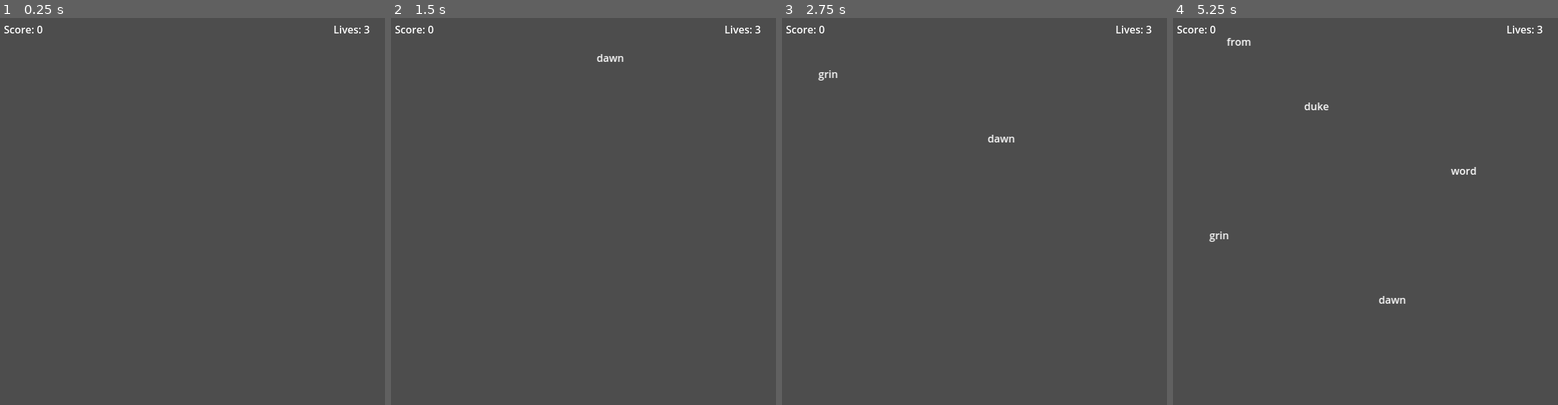
Above: before the commit, frames 1-4 (left to right).
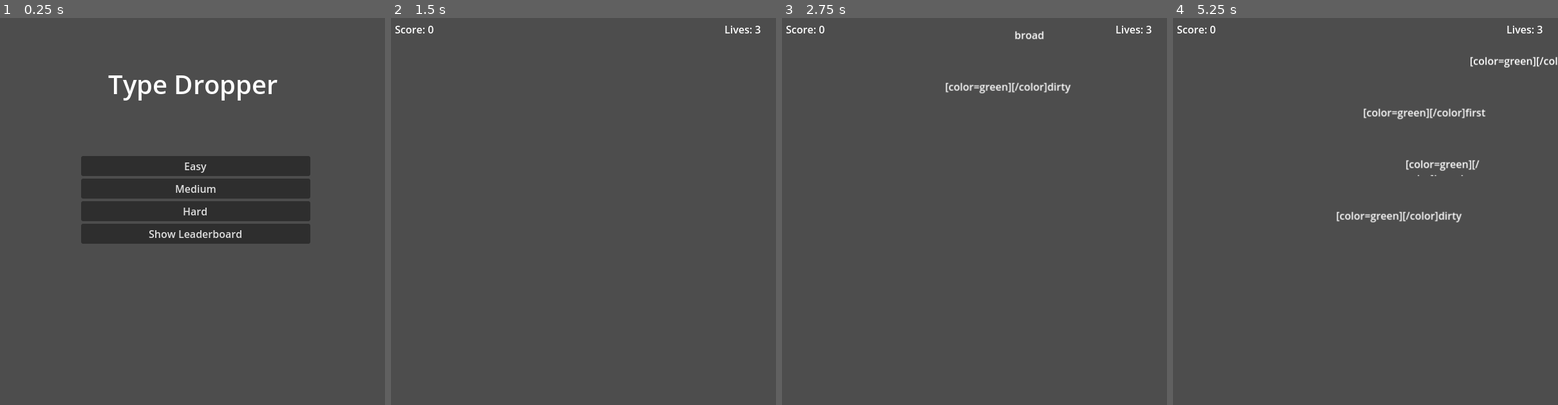
Above: after the commit, the same moments.

Repository: Sneakyweasel90/TypeDropper_Godot
Game: Godot game, scene res://MainMenu.tscn
Same seed, same stepped clock (60 frames per second), same inputs: the game is played once before the commit and once after it. Before the commit the project starts from res://TypeDropper.tscn.
Inputs (mouse positions are in pixels of both pictures, inside the frame that each line leads up to):
- Up to frame 1 (0.25 s): no input
- Up to frame 2 (1.5 s): click (587, 188) at 0.5 s, where only the run after the commit has a clickable "Medium"; tap Enter at 1.25 s; tap Backspace at 1.35 s
- Up to frame 3 (2.75 s): tap Backspace at 2.1 s
- Up to frame 4 (5.25 s): tap Backspace every 0.75 s from 2.85 to 5.1 s

The runs differ from the first frame. In frame 1, 13% of the frame differs, in the area x 1-96%, y 2-59%; in frame 2, less than 0.1%; in frame 3, 0.7%; in frame 4, 1.7%.

Commit message:
main menu and ui updates

Diff:
--- a/type-dropper/FallingWord.gd
+++ b/type-dropper/FallingWord.gd
@@ -1,24 +1,43 @@
 extends Node2D
 
-@export var speed: float = 100
+@export var speed: float = 80
 var word: String = ""
+var typed_length: int = 0
+
+var label: RichTextLabel
 
 func _ready():
-	var label = Label.new()
+	label = RichTextLabel.new()
+	label.bbcode_enabled = false
 	label.text = word
-	label.name = "WordLabel"
+	label.custom_minimum_size = Vector2(200, 30)
+	label.scroll_active = false
 	add_child(label)
 
 func _process(delta):
 	position.y += speed * delta
 
 	if position.y > 600:
-		if get_parent().has_variable("lives"):
-			get_parent().lives -= 1
+		if get_parent().has_method("decrease_life"):
+			get_parent().decrease_life()
 		queue_free()
 
 func check_word(input_text: String) -> bool:
-	if input_text == word.to_lower():
+	typed_length = 0
+	for i in range(min(input_text.length(), word.length())):
+		if input_text[i] == word[i].to_lower():
+			typed_length += 1
+		else:
+			break
+
+	update_label_color()
+
+	if typed_length == word.length() and input_text.length() >= word.length():
 		queue_free()
 		return true
 	return false
+
+func update_label_color():
+	var correct = word.substr(0, typed_length)
+	var remaining = word.substr(typed_length, word.length() - typed_length)
+	label.bbcode_text = "[color=green]%s[/color]%s" % [correct, remaining]
--- /dev/null
+++ b/type-dropper/Leaderboard.tscn
@@ -0,0 +1,3 @@
+[gd_scene format=3 uid="uid://beyiun1uybt7k"]
+
+[node name="Leaderboard" type="Node2D"]
--- /dev/null
+++ b/type-dropper/MainMenu.gd
@@ -0,0 +1,27 @@
+extends Control
+
+@export var game_scene: PackedScene
+@export var leaderboard_scene: PackedScene
+
+func _ready():
+	$VBoxContainer/EasyBtn.pressed.connect(start_game.bind("easy"))
+	$VBoxContainer/MediumBtn.pressed.connect(start_game.bind("medium"))
+	$VBoxContainer/HardBtn.pressed.connect(start_game.bind("hard"))
+
+	$VBoxContainer/LeaderboardBtn.pressed.connect(show_leaderboard)
+
+func start_game(difficulty: String) -> void:
+	var scene = game_scene.instantiate()
+	get_tree().root.add_child(scene)
+	scene.setup(difficulty)
+	if get_tree().current_scene:
+		get_tree().current_scene.queue_free()
+	get_tree().current_scene = scene
+
+func show_leaderboard() -> void:
+	if leaderboard_scene:
+		var scene = leaderboard_scene.instantiate()
+		get_tree().root.add_child(scene)
+		if get_tree().current_scene:
+			get_tree().current_scene.queue_free()
+		get_tree().current_scene = scene
--- /dev/null
+++ b/type-dropper/MainMenu.tscn
@@ -0,0 +1,57 @@
+[gd_scene load_steps=4 format=3 uid="uid://ctpm5tdrl771f"]
+
+[ext_resource type="Script" uid="uid://d1bedmqvc54pv" path="res://MainMenu.gd" id="1_h7a2f"]
+[ext_resource type="PackedScene" uid="uid://b8hgxnll1bhc8" path="res://TypeDropper.tscn" id="2_qoqlk"]
+[ext_resource type="PackedScene" uid="uid://beyiun1uybt7k" path="res://Leaderboard.tscn" id="3_iwfq2"]
+
+[node name="MainMenu" type="Control"]
+layout_mode = 3
+anchors_preset = 0
+offset_left = 306.0
+offset_top = 282.0
+offset_right = 306.0
+offset_bottom = 282.0
+script = ExtResource("1_h7a2f")
+game_scene = ExtResource("2_qoqlk")
+leaderboard_scene = ExtResource("3_iwfq2")
+
+[node name="Title" type="Label" parent="."]
+layout_mode = 0
+offset_left = -136.0
+offset_top = -207.0
+offset_right = 128.0
+offset_bottom = -152.0
+size_flags_horizontal = 0
+size_flags_vertical = 0
+theme_override_font_sizes/font_size = 40
+text = "Type Dropper"
+
+[node name="VBoxContainer" type="VBoxContainer" parent="."]
+layout_mode = 1
+anchors_preset = 8
+anchor_left = 0.5
+anchor_top = 0.5
+anchor_right = 0.5
+anchor_bottom = 0.5
+offset_left = -178.0
+offset_top = -68.0
+offset_right = 178.0
+offset_bottom = 68.0
+grow_horizontal = 2
+grow_vertical = 2
+
+[node name="EasyBtn" type="Button" parent="VBoxContainer"]
+layout_mode = 2
+text = "Easy"
+
+[node name="MediumBtn" type="Button" parent="VBoxContainer"]
+layout_mode = 2
+text = "Medium"
+
+[node name="HardBtn" type="Button" parent="VBoxContainer"]
+layout_mode = 2
+text = "Hard"
+
+[node name="LeaderboardBtn" type="Button" parent="VBoxContainer"]
+layout_mode = 2
+text = "Show Leaderboard"
--- a/type-dropper/TypeDropper.tscn
+++ b/type-dropper/TypeDropper.tscn
@@ -1,14 +1,13 @@
 [gd_scene load_steps=3 format=3 uid="uid://b8hgxnll1bhc8"]
 
 [ext_resource type="Script" uid="uid://clss02w4br0bq" path="res://Typedropper.gd" id="1_wmkbq"]
-[ext_resource type="PackedScene" uid="uid://b66qrlaaoco3e" path="res://FallingWords.tscn" id="2_fbj80"]
+[ext_resource type="PackedScene" uid="uid://b66qrlaaoco3e" path="res://FallingWord.tscn" id="2_fbj80"]
 
 [node name="TypeDropper" type="Node2D"]
 script = ExtResource("1_wmkbq")
 word_scene = ExtResource("2_fbj80")
 
 [node name="SpawnTimer" type="Timer" parent="."]
-autostart = true
 
 [node name="ScoreLabel" type="Label" parent="."]
 offset_left = 8.0
--- a/type-dropper/Typedropper.gd
+++ b/type-dropper/Typedropper.gd
@@ -1,25 +1,26 @@
 extends Node2D
 
 @export var word_scene: PackedScene
+@export var difficulty: String = "easy"
 
 var score: int = 0
 var lives: int = 3
 var words: Array = []
-var difficulty: String = "easy"
 var current_input: String = ""
 
 func _ready():
+	if $GameOverLabel:
+		$GameOverLabel.visible = false
+	if $InputLabel:
+		$InputLabel.text = ""
+
+	$SpawnTimer.timeout.connect(spawn_word)
+
+func setup(difficulty_choice: String):
+	difficulty = difficulty_choice
 	var path = "res://words/%s.txt" % difficulty
 	load_words(path)
-
-	$SpawnTimer.timeout.connect(spawn_word)
 	$SpawnTimer.start()
-
-	if $GameOverLabel:
-		$GameOverLabel.visible = false
-
-	if $InputLabel:
-		$InputLabel.text = ""
 
 func load_words(path: String):
 	var file = FileAccess.open(path, FileAccess.READ)
@@ -30,26 +31,31 @@
 	var content = file.get_as_text()
 	file.close()
 	words.clear()
+
 	var split_words = content.split(",", false)
 	for w in split_words:
-		var cleaned = w.strip_edges()
-		cleaned = cleaned.replace('"', '')
+		var cleaned = w.strip_edges().replace('"', '')
 		if cleaned != "":
 			words.append(cleaned)
 
 	print("Loaded words:", words)
 
 func _input(event):
-	if event is InputEventKey and event.pressed and event.unicode != 0:
-		var typed_char = char(event.unicode).to_lower()
-
-		current_input += typed_char
-		if $InputLabel:
-			$InputLabel.text = current_input
+	if event is InputEventKey and event.pressed:
+		if event.keycode == Key.KEY_BACKSPACE:
+			if current_input.length() > 0:
+				current_input = current_input.substr(0, current_input.length() - 1)
+				if $InputLabel:
+					$InputLabel.text = current_input
+		elif event.unicode != 0:
+			var typed_char = char(event.unicode).to_lower()
+			current_input += typed_char
+			if $InputLabel:
+				$InputLabel.text = current_input
 
 		for child in get_children():
 			if child.has_method("check_word") and child.check_word(current_input):
-				score += 1
+				score += 100
 				current_input = ""
 				if $InputLabel:
 					$InputLabel.text = ""
@@ -60,7 +66,6 @@
 			if $InputLabel:
 				$InputLabel.text = ""
 
-
 func _process(_delta):
 	if $ScoreLabel:
 		$ScoreLabel.text = "Score: %d" % score
@@ -70,9 +75,9 @@
 	if lives <= 0:
 		game_over()
 
-
 func spawn_word():
 	if not word_scene or words.is_empty():
+		print("Does it make it here?", word_scene)
 		return
 	var word_instance = word_scene.instantiate()
 	var word = words[randi() % words.size()]
@@ -81,11 +86,12 @@
 	word_instance.position = Vector2(x, 0)
 	add_child(word_instance)
 
-
 func game_over():
 	$SpawnTimer.stop()
 	set_process(false)
-
 	if $GameOverLabel:
 		$GameOverLabel.text = "Game Over!\nScore: %d" % score
 		$GameOverLabel.visible = true
+
+func decrease_life():
+	lives -= 1
--- a/type-dropper/project.godot
+++ b/type-dropper/project.godot
@@ -11,7 +11,7 @@
 [application]
 
 config/name="TypeDropper"
-run/main_scene="uid://b8hgxnll1bhc8"
+run/main_scene="uid://ctpm5tdrl771f"
 config/features=PackedStringArray("4.5", "Forward Plus")
 
 [display]
Not shown: 1 places in type-dropper/FallingWord.tscn that only renumber resources
Not shown, added: type-dropper/MainMenu.gd.uid
Not shown, added: type-dropper/FallingWords.tscn12949615357.tmp
Not shown, added: type-dropper/FallingWords.tscn12954623514.tmp
